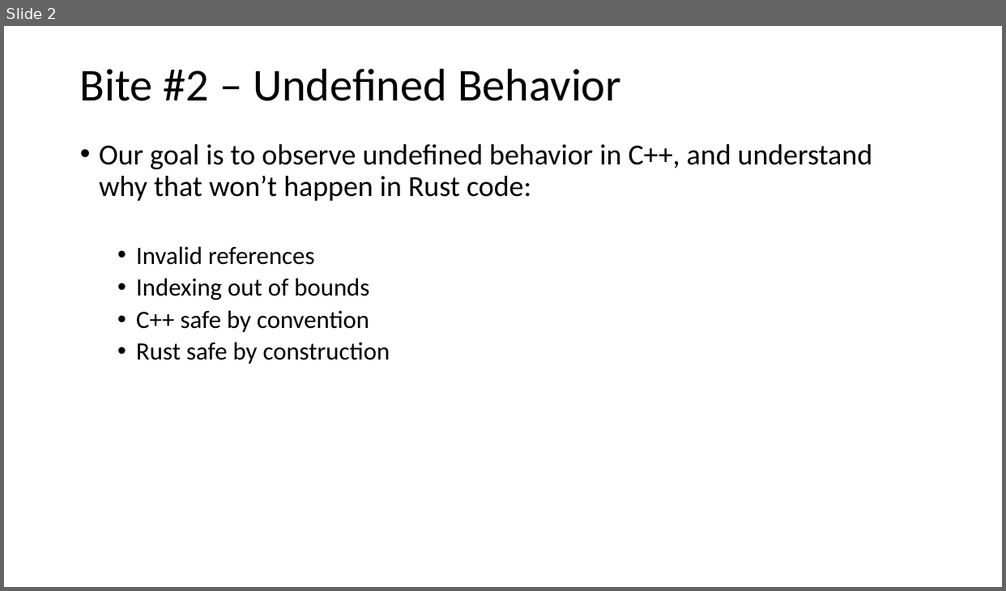
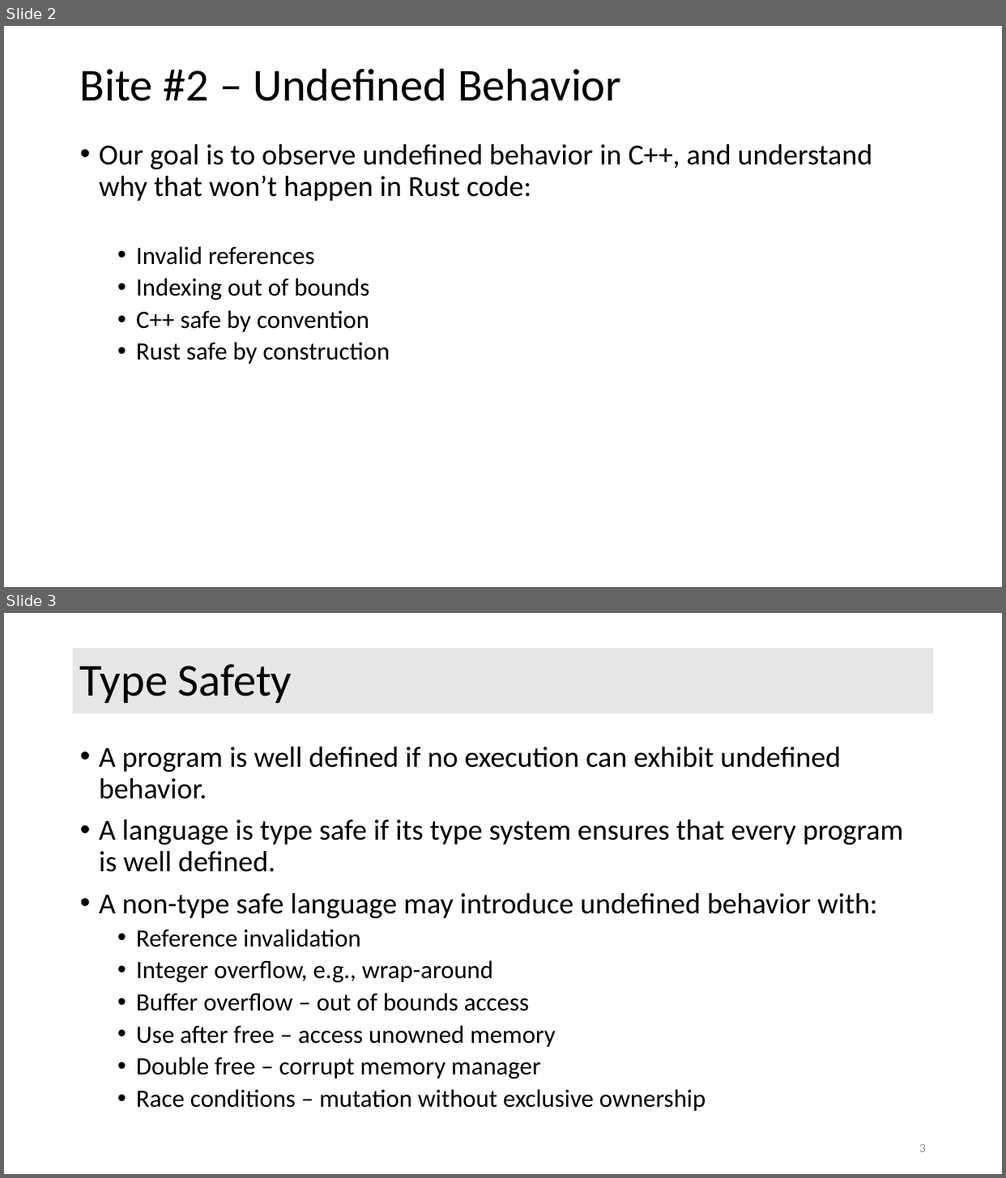
Before and after one commit to JimFawcett/JimFawcett.github.io, a slide deck: Resources/ConsumingRustBite2.pptx. Shown one above the other, each under a label of ours: slide 2 before the commit, slides 2 and 3 after it. The pictures are 1006x591 and 1006x1178 pixels, drawn with LibreOffice and Linux fonts; fonts in the diff are those of the drawing. Boxes give left, top, right and bottom in pixels: in the first picture for what was removed or moved away, otherwise in the second. Text is boxed around its words. In the diff, an @@ line names an element or a change of style, - is before the commit and + after.

```diff
--- a/Resources/ConsumingRustBite2.pptx
+++ b/Resources/ConsumingRustBite2.pptx
@@ slide 3 added at [4, 613, 1002, 1174], background #FFFFFF @@
@@ rectangle added at [73, 648, 934, 714], fill #E7E6E6, 44 pt, text #000000 @@
+Type Safety
@@ text added at [99, 747, 903, 1111], 24 pt, text #000000 @@
+• A program is well defined if no execution can exhibit undefined behavior.
+• A language is type safe if its type system ensures that every program is well defined.
+• A non-type safe language may introduce undefined behavior with:
+  • Reference invalidation
+  • Integer overflow, e.g., wrap-around
+  • Buffer overflow – out of bounds access
+  • Use after free – access unowned memory
+  • Double free – corrupt memory manager
+  • Race conditions – mutation without exclusive ownership
@@ page number added at [919, 1144, 926, 1152], 12 pt, text #8C8C8C @@
+3
```
Also in this commit, not shown: 3 slides changed, 6 other slides added, 5 slides removed, 1 other file.
